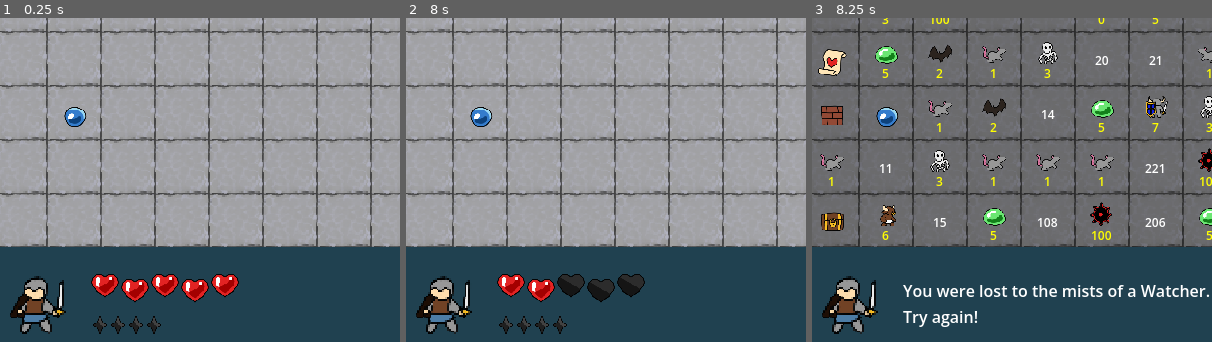
Above: before the commit, frames 1-3 (left to right).
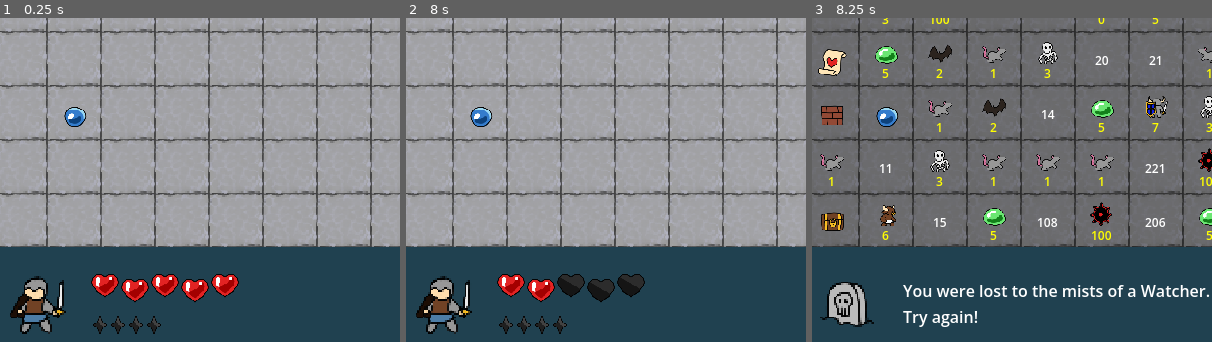
Above: after the commit, the same moments.

Repository: roarosa/dragonsweeper
Game: Godot game, scene res://root.tscn
Same seed, same stepped clock (60 frames per second), same inputs: the game is played once before the commit and once after it.
Inputs (mouse positions are % of the whole screen's width and height, from its top left):
- Up to frame 1 (0.25 s): no input
- Up to frame 2 (8 s): click (18, 92) at 0.52 s; click (92, 92) at 1.25 s; click (18, 92) at 2.02 s; click (92, 92) at 2.75 s; click (18, 92) at 3.52 s; click (92, 92) at 4.25 s; tap Enter at 5, 6.5 s; drag from (10, 4) to (60, 28) at 5.02 s; tap Space at 5.75, 7.25 s; drag from (16, 4) to (45, 70) at 5.77 s; move the mouse to (23, 4) at 6.52 s; hold Right mouse button (right_click) 6.53-7.25 s; click (23, 4) at 6.8 s; drag from (30, 4) to (20, 35) at 7.27 s
- Up to frame 3 (8.25 s): tap Enter at 8 s; drag from (37, 4) to (55, 50) at 8.02 s
The pictures show only the part of the screen within x 14-64%, y 48-98%; the shares and areas given below are measured in that part.

Frames 1-2 are identical in both runs. In frame 3, 1.5% of the frame differs, in the area x 2-17%, y 79-98%.

Commit message:
Update hero icons

Diff:
--- a/root.tscn
+++ b/root.tscn
@@ -503,11 +503,11 @@
 layout_mode = 2
 text = "Jorgette"
 
-[node name="PlayerIcon" type="TextureButton" parent="UIRoot/HUD/HBoxContainer" unique_id=1249112220]
+[node name="PlayerIcon" type="TextureRect" parent="UIRoot/HUD/HBoxContainer" unique_id=1735817308]
 unique_name_in_owner = true
 custom_minimum_size = Vector2(70, 0)
 layout_mode = 2
-texture_normal = SubResource("AtlasTexture_huihk")
+texture = SubResource("AtlasTexture_huihk")
 stretch_mode = 4
 
 [node name="StatusContainer" type="VBoxContainer" parent="UIRoot/HUD/HBoxContainer" unique_id=1515175555]
--- a/scripts/hud.gd
+++ b/scripts/hud.gd
@@ -1,16 +1,20 @@
+class_name HUD
 extends Node
 
-const EXPERIENCE_COLOR_GOOD = Color("#e39b44")
-const EXPERIENCE_COLOR_BAD = Color("#000000")
-
 signal level_up_pressed
-var _can_level_up: bool = false
 var _hearts: Array[TextureRect] = []
 var _experience_slots: Array[TextureRect] = []
+var _hero_state: HERO_STATE = HERO_STATE.NORMAL
 
+enum HERO_STATE {
+  NORMAL,
+  INJURED,
+  LEVEL_UP,
+  DEAD,
+  VICTORY,
+}
 
 func _ready() -> void:
-  %PlayerIcon.pressed.connect(_button_pressed)
   _hearts.assign(%HealthContainer.find_children("*", "TextureRect"))
   _experience_slots.assign(%ExperienceContainer.find_children("*", "TextureRect"))
 
@@ -56,7 +60,6 @@
 
 
 func show_loss(grid: GameState.GridState, killed_by: Vector2i) -> void:
-  %PlayerIcon.disabled = true
   %HealthContainer.visible = false
   %ExperienceContainer.visible = false
   %LossMessage.visible = true
@@ -64,7 +67,6 @@
 
 
 func show_win() -> void:
-  %PlayerIcon.disabled = true
   %HealthContainer.visible = false
   %ExperienceContainer.visible = false
 
@@ -85,7 +87,6 @@
 
 
 func update_experience(experience: int, next_level: int) -> void:
-  _can_level_up = experience >= next_level
   for i in range(_experience_slots.size()):
     var slot: TextureRect = _experience_slots[i]
     if i >= next_level:
@@ -99,13 +100,24 @@
       slot.texture = Sprites.get_sprite("exp_empty")
 
 
-func _make_experience_slot():
-  var slot = ColorRect.new()
-  slot.custom_minimum_size = Vector2(20, 20)
-  return slot
+func update_hero_state(state: HERO_STATE) -> void:
+  _hero_state = state
+  match _hero_state:
+    HERO_STATE.LEVEL_UP:
+      %PlayerIcon.texture = Sprites.get_sprite("hero_level_up")
+    HERO_STATE.INJURED:
+      %PlayerIcon.texture = Sprites.get_sprite("hero_injured")
+    HERO_STATE.DEAD:
+      %PlayerIcon.texture = Sprites.get_sprite("hero_dead")
+    HERO_STATE.VICTORY:
+      %PlayerIcon.texture = Sprites.get_sprite("hero_victory")
+    _:
+      %PlayerIcon.texture = Sprites.get_sprite("hero")
 
-func _button_pressed() -> void:
-  if _can_level_up:
-    level_up_pressed.emit()
-  else:
-    print("No level up!")
+
+func _gui_input(event: InputEvent) -> void:
+  if event.is_action_pressed("left_click"):
+    if _hero_state == HERO_STATE.LEVEL_UP:
+      level_up_pressed.emit()
+    else:
+      print("No level up!")
--- a/scripts/root.gd
+++ b/scripts/root.gd
@@ -27,9 +27,11 @@
 
 
 func _on_level_up_pressed() -> void:
-  state_manager.game_state.player.level_up()
-  %HUD.update_health(state_manager.game_state.player.current_health, state_manager.game_state.player.max_health())
-  %HUD.update_experience(state_manager.game_state.player.current_experience, state_manager.game_state.player.next_level_experience())
+  if state_manager.game_state.player.current_experience >= state_manager.game_state.player.next_level_experience():
+    state_manager.game_state.player.level_up()
+    %HUD.update_health(state_manager.game_state.player.current_health, state_manager.game_state.player.max_health())
+    %HUD.update_experience(state_manager.game_state.player.current_experience, state_manager.game_state.player.next_level_experience())
+    _update_hero_state()
 
 
 func _handle_events(events: Array[StateEvent]) -> void:
@@ -42,11 +44,14 @@
       )
     elif event is StateEvent.HealthUpdatedEvent:
       %HUD.update_health(state_manager.game_state.player.current_health, state_manager.game_state.player.max_health())
+      _update_hero_state()
     elif event is StateEvent.ExperienceUpdatedEvent:
       %HUD.update_experience(state_manager.game_state.player.current_experience, state_manager.game_state.player.next_level_experience())
+      _update_hero_state()
     elif event is StateEvent.GameLostEvent:
       %Grid.show_loss(state_manager.game_state.grid, state_manager.game_state.status.killed_by)
       %HUD.show_loss(state_manager.game_state.grid, state_manager.game_state.status.killed_by)
+      _update_hero_state()
     elif event is StateEvent.GameWonEvent:
       %Grid.disable_grid()
       %HUD.show_win()
@@ -54,3 +59,17 @@
         %WinScreenClear.visible = true
       else:
         %WinScreen.visible = true
+      _update_hero_state()
+
+func _update_hero_state() -> void:
+  if state_manager.game_state.status.result == GameState.GameStatusEnum.WIN:
+    %HUD.update_hero_state(HUD.HERO_STATE.VICTORY)
+  elif state_manager.game_state.status.result == GameState.GameStatusEnum.LOSE:
+    %HUD.update_hero_state(HUD.HERO_STATE.DEAD)
+  else:
+    if state_manager.game_state.player.current_experience >= state_manager.game_state.player.next_level_experience():
+      %HUD.update_hero_state(HUD.HERO_STATE.LEVEL_UP)
+    elif state_manager.game_state.player.current_health == 0:
+      %HUD.update_hero_state(HUD.HERO_STATE.INJURED)
+    else:
+      %HUD.update_hero_state(HUD.HERO_STATE.NORMAL)
--- a/scripts/sprites.gd
+++ b/scripts/sprites.gd
@@ -78,11 +78,11 @@
   "guess_mine": Rect2(4 * SPRITE_SIZE, 7 * SPRITE_SIZE, SPRITE_SIZE, SPRITE_SIZE),
   "guess_trash": Rect2(5 * SPRITE_SIZE, 7 * SPRITE_SIZE, SPRITE_SIZE, SPRITE_SIZE),
 
-  "hero": Rect2(10 * SPRITE_SIZE, 50 * SPRITE_SIZE, SPRITE_SIZE, SPRITE_SIZE),
-  "hero_level_up": Rect2(10 * SPRITE_SIZE, 0 * SPRITE_SIZE, SPRITE_SIZE, SPRITE_SIZE),
-  "hero_injured": Rect2(11 * SPRITE_SIZE, 0 * SPRITE_SIZE, SPRITE_SIZE, SPRITE_SIZE),
-  "hero_dead": Rect2(10 * SPRITE_SIZE, 1 * SPRITE_SIZE, SPRITE_SIZE, SPRITE_SIZE),
-  "hero_victory": Rect2(11 * SPRITE_SIZE, 1 * SPRITE_SIZE, SPRITE_SIZE, SPRITE_SIZE),
+  "hero": Rect2(8 * SPRITE_SIZE, 5 * SPRITE_SIZE, SPRITE_SIZE, SPRITE_SIZE),
+  "hero_level_up": Rect2(8 * SPRITE_SIZE, 6 * SPRITE_SIZE, SPRITE_SIZE, SPRITE_SIZE),
+  "hero_injured": Rect2(8 * SPRITE_SIZE, 7 * SPRITE_SIZE, SPRITE_SIZE, SPRITE_SIZE),
+  "hero_dead": Rect2(9 * SPRITE_SIZE, 5 * SPRITE_SIZE, SPRITE_SIZE, SPRITE_SIZE),
+  "hero_victory": Rect2(9 * SPRITE_SIZE, 6 * SPRITE_SIZE, SPRITE_SIZE, SPRITE_SIZE),
 
   "exp_full": Rect2(5 * SPRITE_SIZE + 5, 4 * SPRITE_SIZE + 5, SPRITE_SIZE - 9, SPRITE_SIZE - 9), # custom to remove padding
   "exp_empty": Rect2(5 * SPRITE_SIZE + 5, 5 * SPRITE_SIZE + 5, SPRITE_SIZE - 9, SPRITE_SIZE - 9), # custom to remove padding
